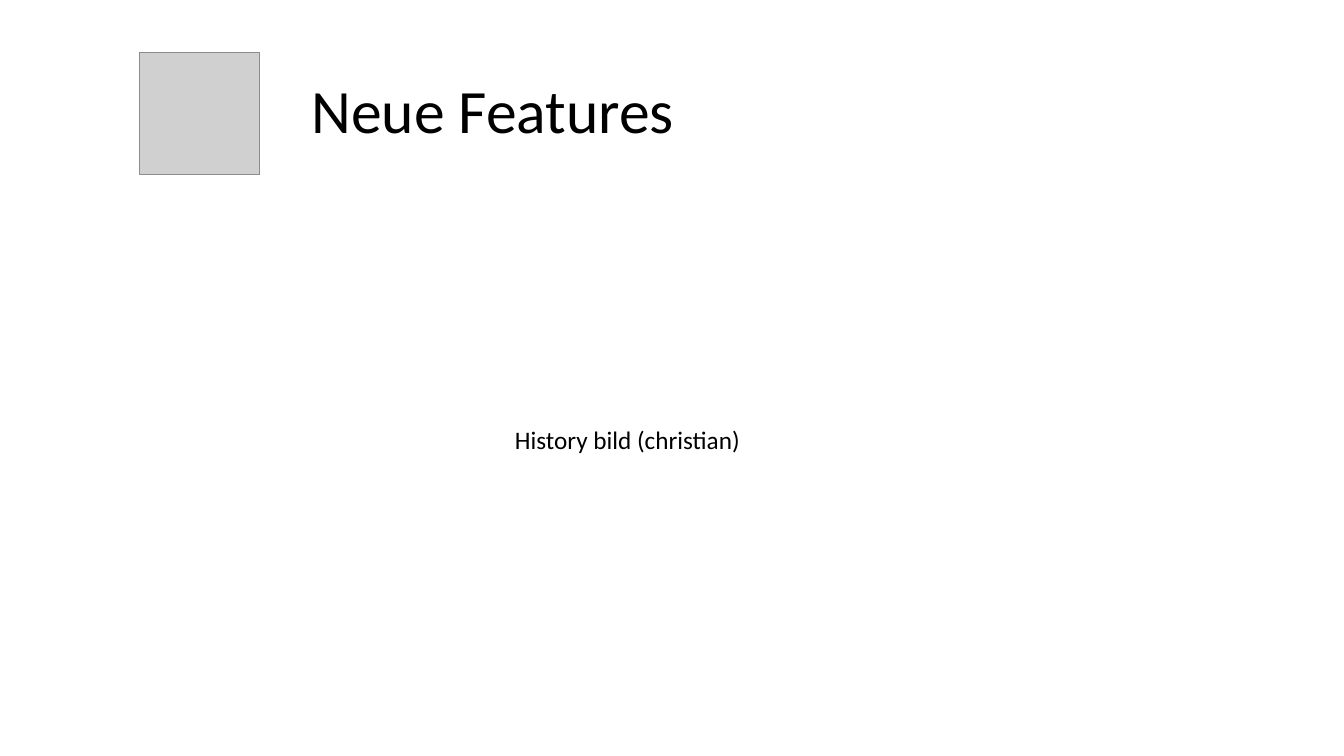
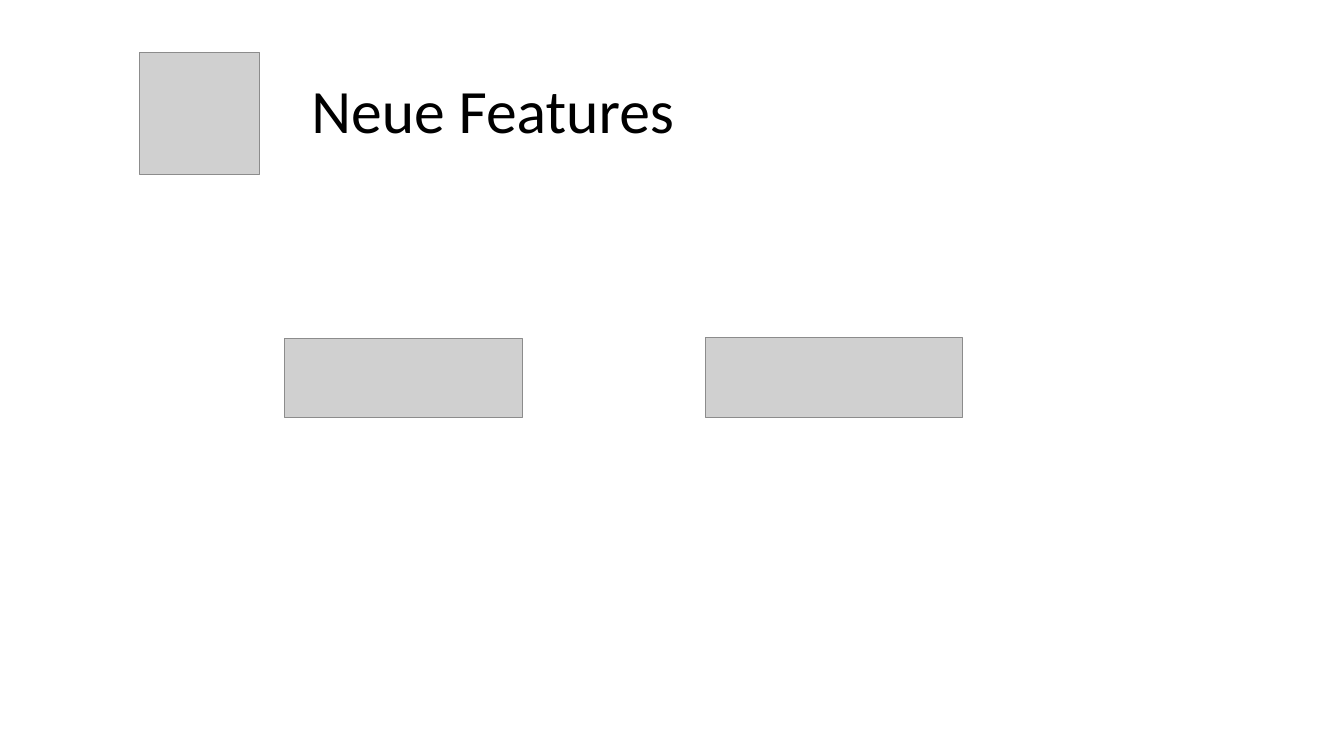
Before and after one commit to ChristianSchorr/repeated_games_pse, a slide deck: slide 7 of Dokumente/Qualitätssicherung/Präsentation.pptx. Drawn at 1344x756 pixels with LibreOffice and Linux fonts; fonts in the diff are those of the drawing; grey boxes stand for pictures. Boxes give left, top, right and bottom in pixels: in the first picture for what was removed or moved away, otherwise in the second. Text is boxed around its words. In the diff, an @@ line names an element or a change of style, - is before the commit and + after.

```diff
--- a/Dokumente/Qualitätssicherung/Präsentation.pptx
+++ b/Dokumente/Qualitätssicherung/Präsentation.pptx
@@ picture added at <box>285,339,522,417</box> @@
@@ picture added at <box>706,338,963,417</box> @@
@@ text removed at <box>515,430,740,453</box> @@
-History bild (christian)
```
Also in this commit, not shown: 1 other slide changed.
